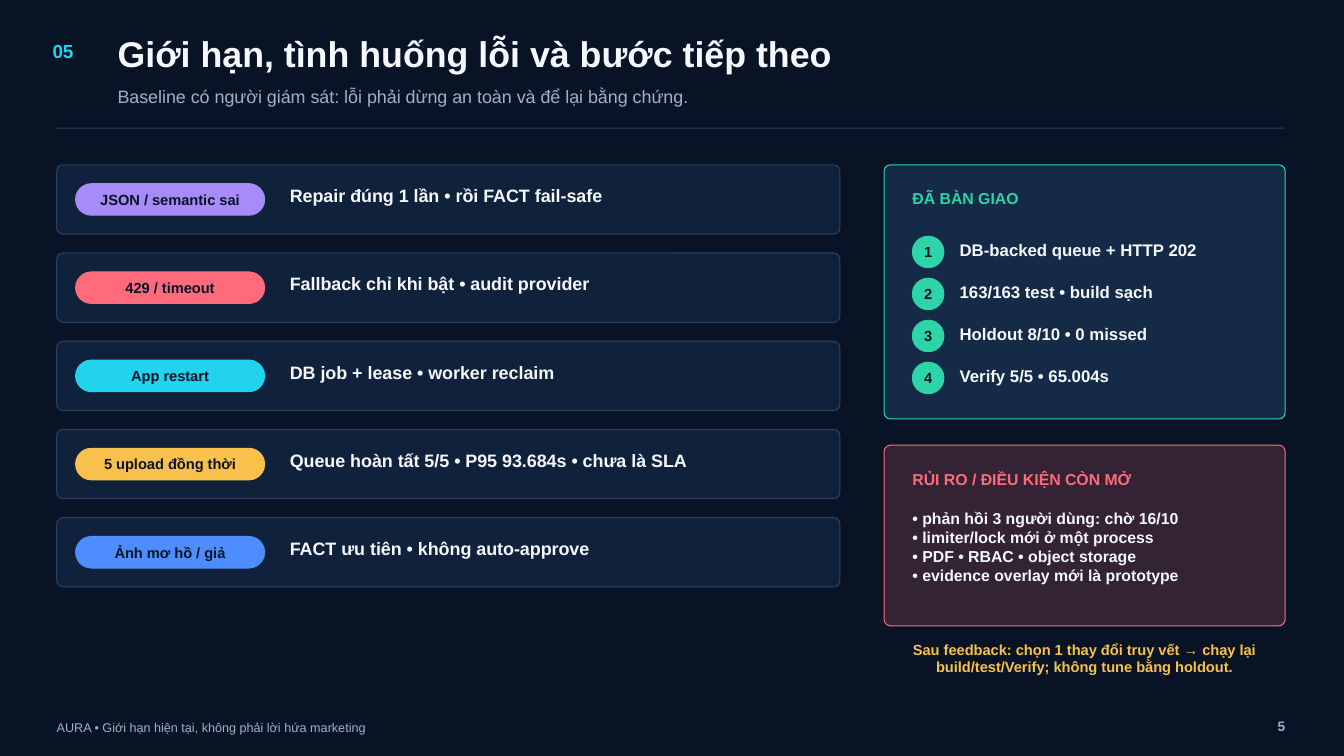
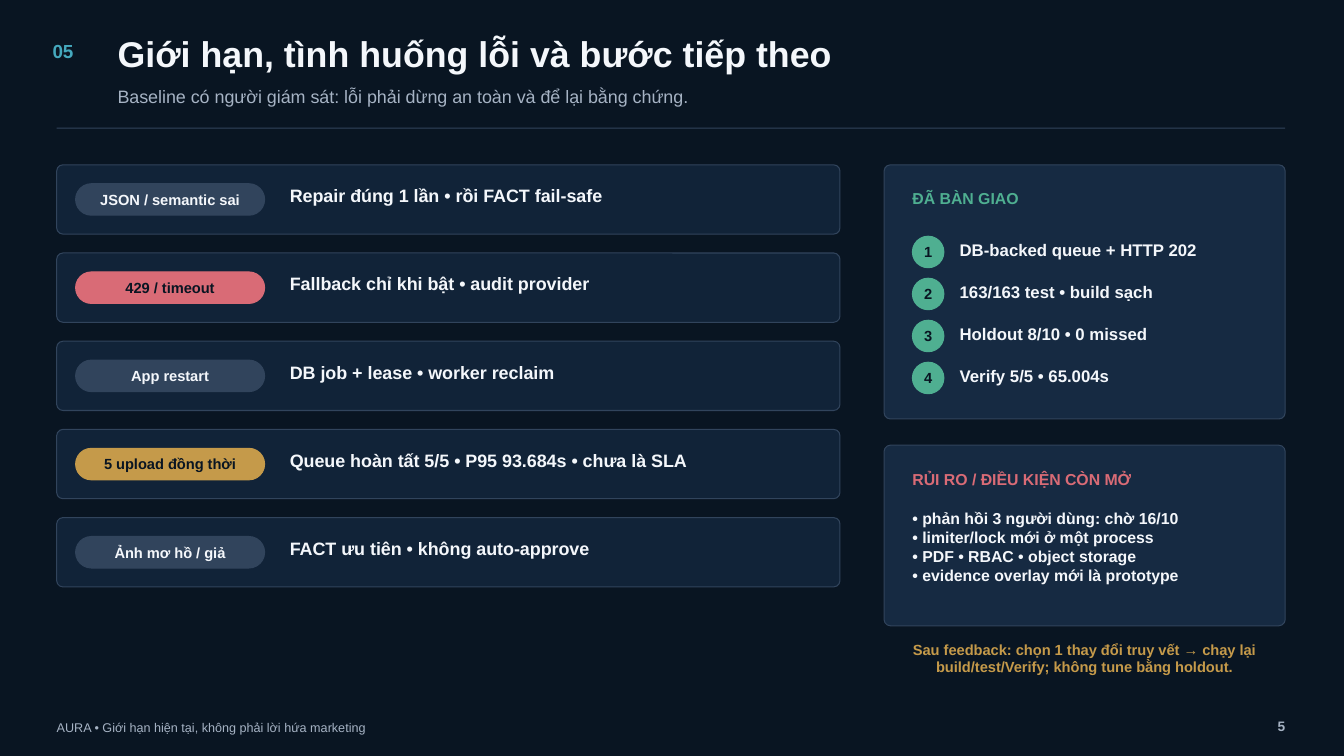
Before and after one commit to BondPhuPhamzZ/AURA, a slide deck: slide 5 of AURA/submission/AURA_5_SLIDES_FINAL.pptx. Drawn at 1344x756 pixels with LibreOffice and Linux fonts; fonts in the diff are those of the drawing. Boxes give left, top, right and bottom in pixels: in the first picture for what was removed or moved away, otherwise in the second. Text is boxed around its words. In the diff, an @@ line names an element or a change of style, - is before the commit and + after.

Commit message:
docs: simplify final deck color hierarchy

```diff
--- a/AURA/submission/AURA_5_SLIDES_FINAL.pptx
+++ b/AURA/submission/AURA_5_SLIDES_FINAL.pptx
@@ background #081426 to #091522 @@
@@ text "05" at [53,45,74,58]: text colour #22D3EE to #45A9BE @@
@@ rounded rectangle at [884,165,1286,419]: fill #142A47 to #162A42; outline #2DD4A7 0.75 pt to #31445C 0.75 pt @@
@@ rounded rectangle "JSON / semantic sai" at [76,184,265,215]: text colour #081426 to #F4F7FB; fill #A78BFA to #31445C; outline #A78BFA 0.75 pt to #31445C 0.75 pt @@
@@ text "ĐÃ BÀN GIAO" at [912,191,1018,204]: text colour #2DD4A7 to #4FAF91 @@
@@ rounded rectangle "429 / timeout" at [76,272,265,303]: text colour #081426 to #091522; fill #FF6B7A to #D96B76; outline #FF6B7A 0.75 pt to #D96B76 0.75 pt @@
@@ rounded rectangle "App restart" at [76,360,265,391]: text colour #081426 to #F4F7FB; fill #22D3EE to #31445C; outline #22D3EE 0.75 pt to #31445C 0.75 pt @@
@@ text colour #081426 to #091522; fill #2DD4A7 to #4FAF91; outline #2DD4A7 0.75 pt to #4FAF91 0.75 pt in 4 elements at [912,236,944,267], [912,278,944,310], [912,321,944,352], [912,362,944,393] @@
@@ rounded rectangle "5 upload đồng thời" at [76,449,265,480]: text colour #081426 to #091522; fill #F8C14C to #C59A4A; outline #F8C14C 0.75 pt to #C59A4A 0.75 pt @@
@@ rounded rectangle at [884,446,1286,626]: fill #342334 to #162A42; outline #FF6B7A 0.75 pt to #31445C 0.75 pt @@
@@ text "RỦI RO / ĐIỀU KIỆN ..." at [912,472,1132,488]: text colour #FF6B7A to #D96B76 @@
@@ text "• phản hồi 3 người ..." at [922,512,1179,585]: text colour #F5F8FF to #F4F7FB @@
@@ fill #10223B to #112338; outline #2A4262 0.75 pt to #31445C 0.75 pt in 5 elements at [56,165,840,235], [56,253,840,323], [56,342,840,411], [56,430,840,499], [56,518,840,588] @@
@@ rounded rectangle "Ảnh mơ hồ / giả" at [76,536,265,568]: text colour #081426 to #F4F7FB; fill #4D8DFF to #31445C; outline #4D8DFF 0.75 pt to #31445C 0.75 pt @@
@@ text "Sau feedback: chọn 1 thay ..." at [913,643,1256,675]: text colour #F8C14C to #C59A4A @@
```
Also in this commit, not shown: 4 other slides changed, 1 other file.
